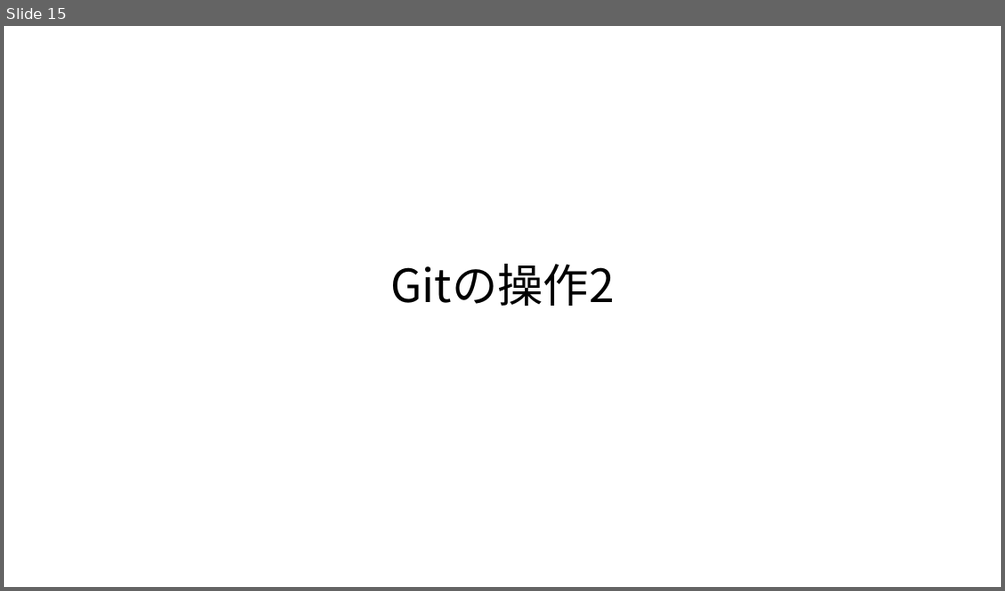
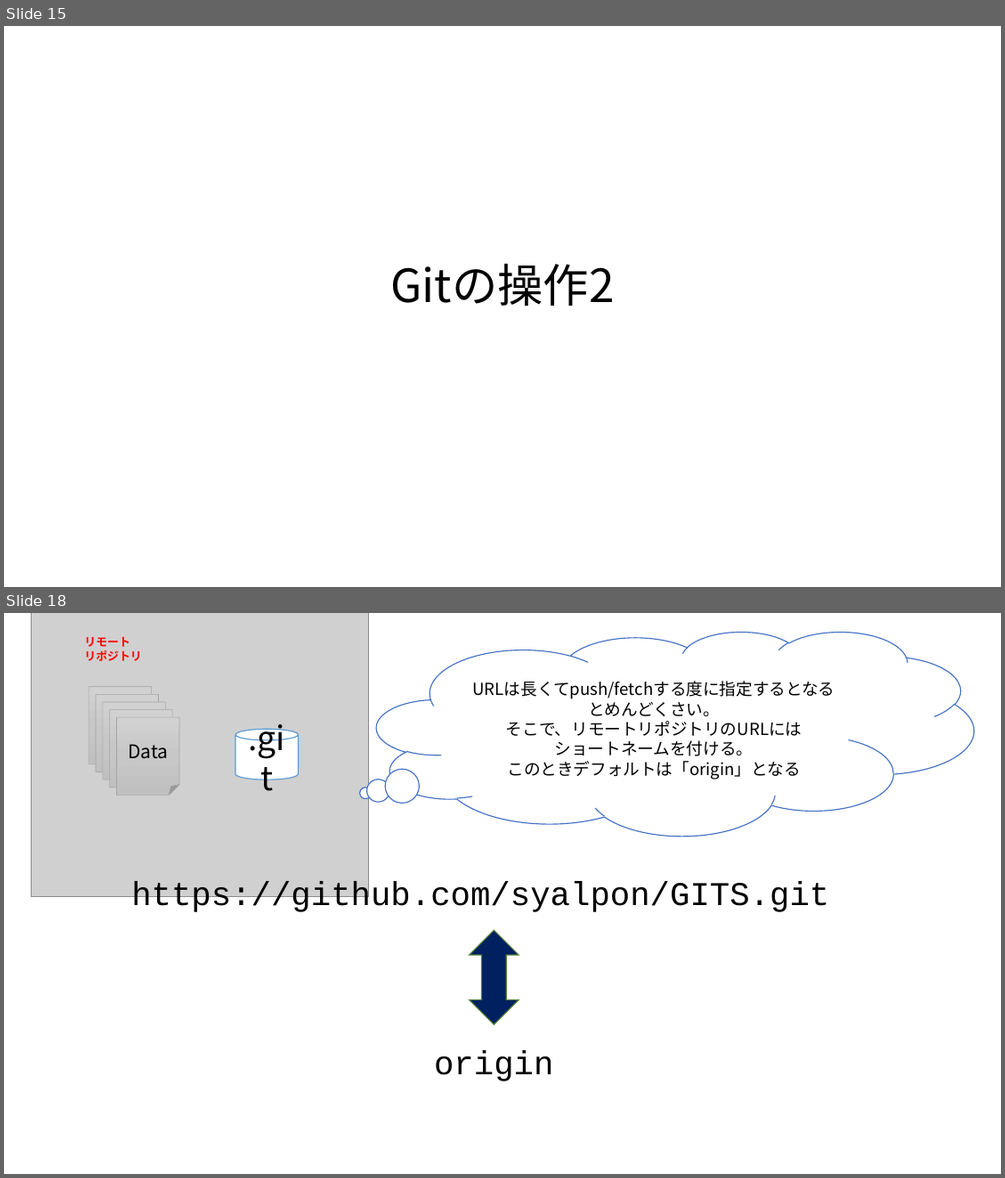
Before and after one commit to syalpon/GITS, a slide deck: git.pptx. Shown one above the other, each under a label of ours: slide 15 before the commit, slides 15 and 18 after it; the slides between them are not shown. The pictures are 1005x591 and 1005x1178 pixels, drawn with LibreOffice and Linux fonts; fonts in the diff are those of the drawing; grey boxes stand for pictures. Boxes give left, top, right and bottom in pixels: in the first picture for what was removed or moved away, otherwise in the second. Text is boxed around its words. In the diff, an @@ line names an element or a change of style, - is before the commit and + after.

```diff
--- a/git.pptx
+++ b/git.pptx
@@ slide 18 added at bbox=[4, 613, 1001, 1174], background #FFFFFF @@
@@ thought cloud added at bbox=[376, 632, 974, 835], fill #FFFFFF, outline #4472C4 1 pt, 16 pt, text #000000 @@
+URLは長くてpush/fetchする度に指定するとなるとめんどくさい。
+そこで、リモートリポジトリのURLには
+ショートネームを付ける。
+このときデフォルトは「origin」となる
@@ group added at bbox=[31, 613, 368, 897]: 5 folded corners, 1 picture, 1 text, 1 cylinder @@
+Data1
+Data1
+Data1
+Data1
+Data
+リモート
+リポジトリ
+.git
@@ text added at bbox=[131, 882, 829, 912], 32 pt, text #000000 @@
+https://github.com/syalpon/GITS.git
@@ up down arrow added at bbox=[469, 930, 518, 1024], fill #002060, outline #538035 1 pt @@
@@ text added at bbox=[434, 1051, 553, 1081], 32 pt, text #000000 @@
+origin
```
Also in this commit, not shown: 9 slides changed, 2 other slides added, 1 other file.
